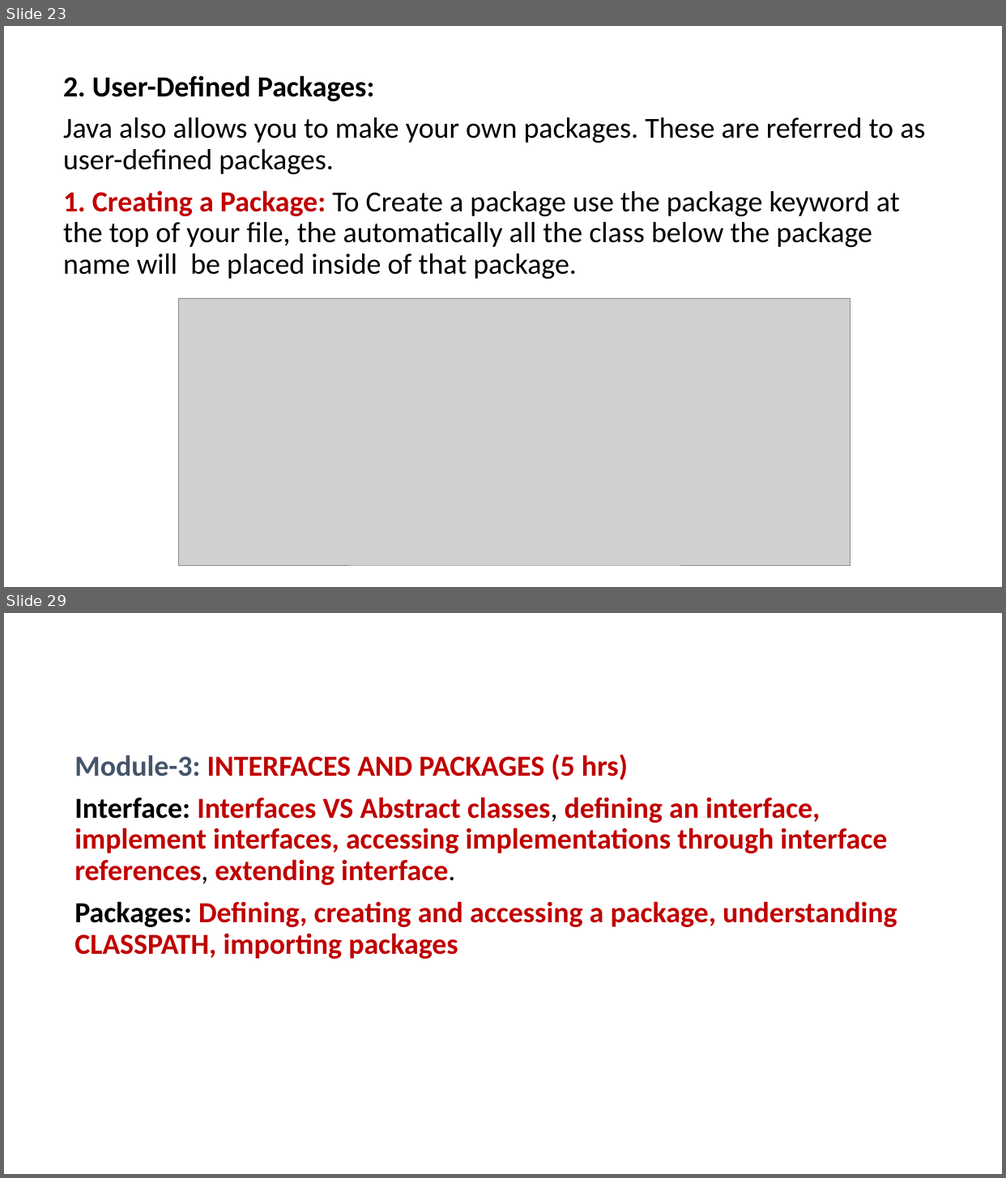
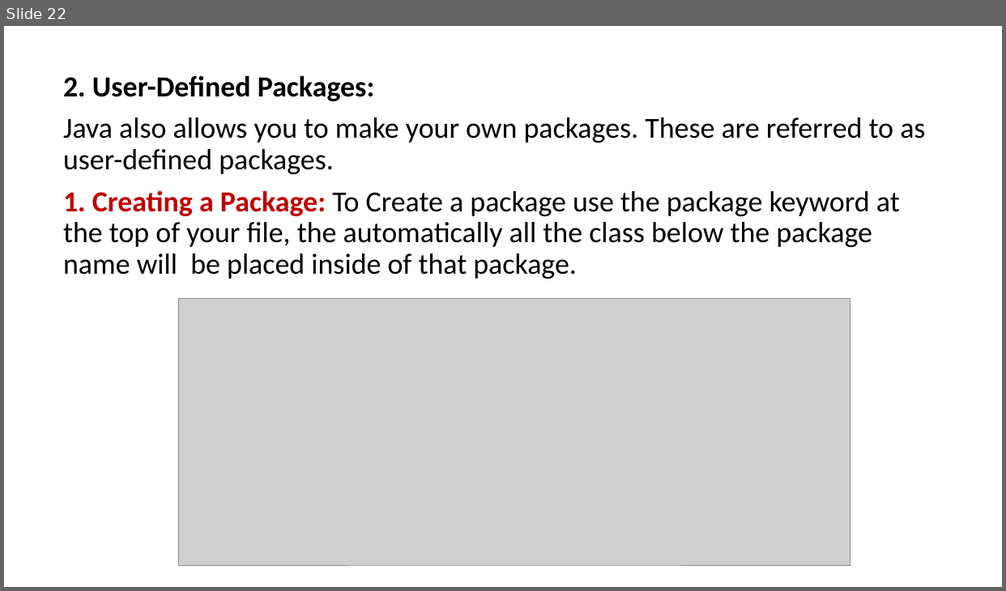
Before and after one commit to PRAMOD-VISHNU-NAIK/MCA-2nd-Sem-Shridevi-College, a slide deck: Theory Class-Notes/Complete Syllabus and Notes/Module-3 Interfaces and Packages.pptx. Shown one above the other, each under a label of ours: slides 23 and 29 before the commit, slide 22 after it; the slides between them are not shown. The pictures are 1006x1178 and 1006x591 pixels, drawn with LibreOffice and Linux fonts; fonts in the diff are those of the drawing; grey boxes stand for pictures. Boxes give left, top, right and bottom in pixels: in the first picture for what was removed or moved away, otherwise in the second. Text is boxed around its words. In the diff, an @@ line names an element or a change of style, - is before the commit and + after.

```diff
--- a/Theory Class-Notes/Complete Syllabus and Notes/Module-3 Interfaces and Packages.pptx
+++ b/Theory Class-Notes/Complete Syllabus and Notes/Module-3 Interfaces and Packages.pptx
@@ slide 29 removed at [4,613,1002,1174], background #FFFFFF @@
@@ text removed at [74,754,897,959] @@
-Module-3: INTERFACES AND PACKAGES (5 hrs)
-Interface: Interfaces VS Abstract classes, defining an interface, implement interfaces, accessing implementations through interface references, extending interface.
-Packages: Defining, creating and accessing a package, understanding CLASSPATH, importing packages
@@ what was slide 23 is now slide 22 @@
```
Also in this commit, not shown: 8 slides changed, 1 other slide removed.
